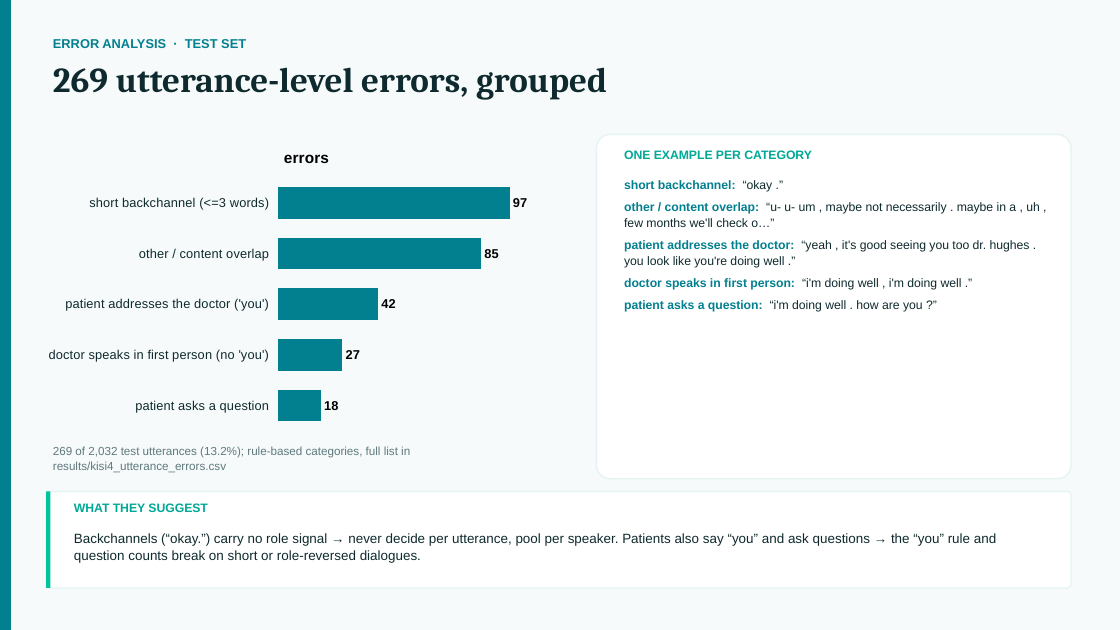
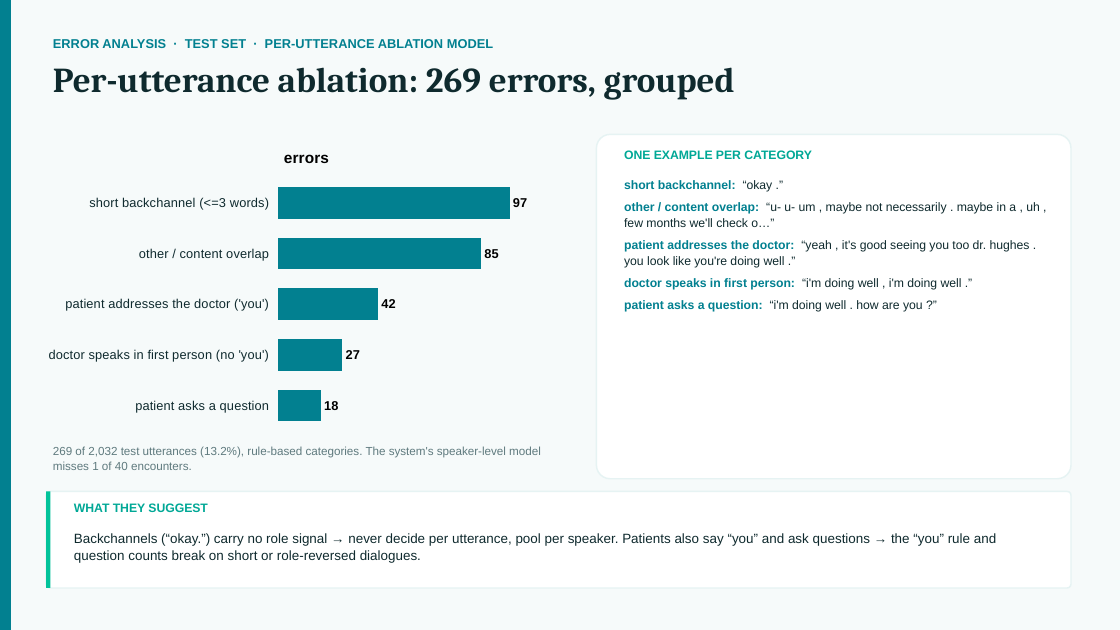
Before and after one commit to Pikseel/medscribe, a slide deck: slide 7 of results/medscribe_midproject.pptx. Drawn at 1120x630 pixels with LibreOffice and Linux fonts; fonts in the diff are those of the drawing. Boxes give left, top, right and bottom in pixels: in the first picture for what was removed or moved away, otherwise in the second. Text is boxed around its words. In the diff, an @@ line names an element or a change of style, - is before the commit and + after.

```diff
--- a/results/medscribe_midproject.pptx
+++ b/results/medscribe_midproject.pptx
@@ text at (53,39,493,48): text changed @@
-ERROR ANALYSIS · TEST SET
+ERROR ANALYSIS · TEST SET · PER-UTTERANCE ABLATION MODEL
@@ text at (53,67,735,100): text changed @@
-269 utterance-level errors, grouped
+Per-utterance ablation: 269 errors, grouped
@@ text at (53,446,541,470): text changed @@
-269 of 2,032 test utterances (13.2%); rule-based categories, full list in results/kisi4_utterance_errors.csv
+269 of 2,032 test utterances (13.2%), rule-based categories. The system's speaker-level model misses 1 of 40 encounters.
```
Also in this commit, not shown: 7 other slides changed, 4 other files.
